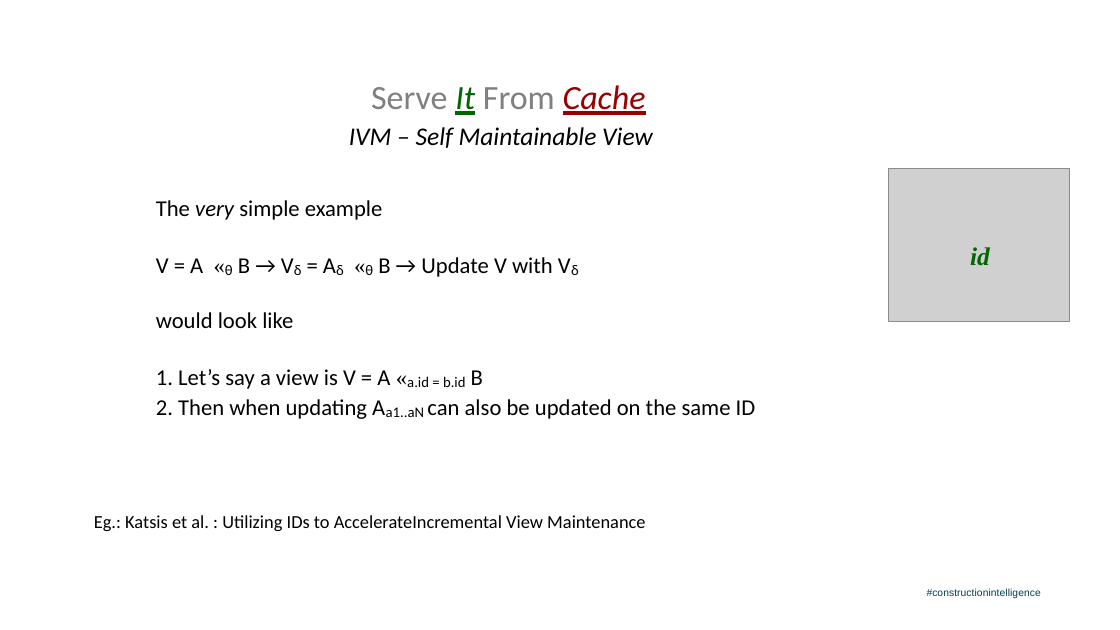
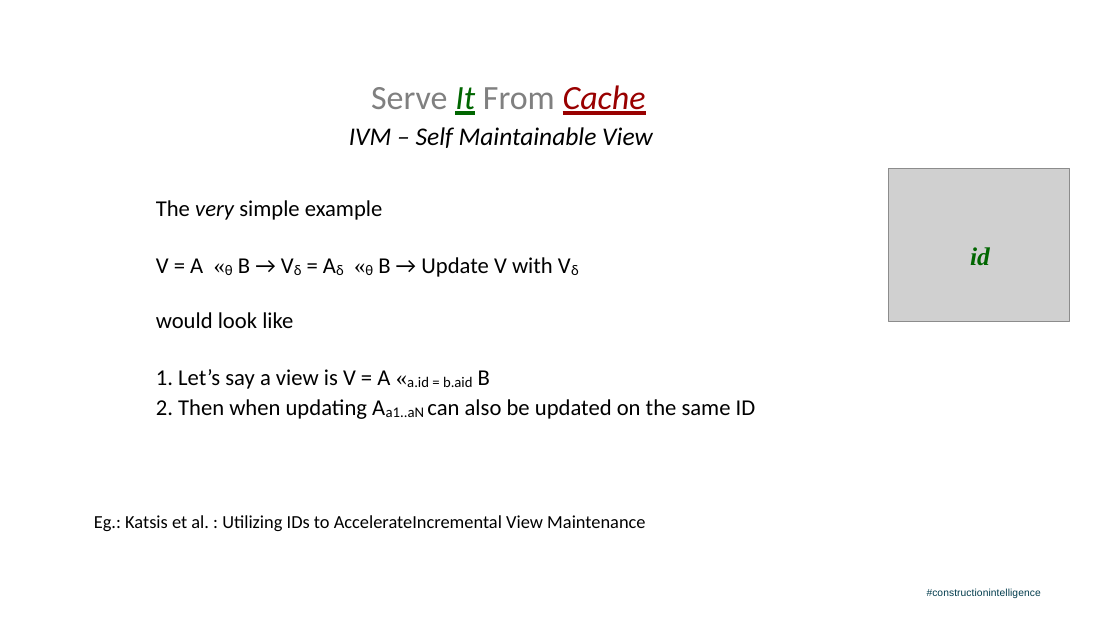
Before and after one commit to salmonix/incremental_query_cache, a slide deck: slide 12 of Milan_PgConf2019_Presentation.odp. Drawn at 1120x630 pixels with LibreOffice and Linux fonts; fonts in the diff are those of the drawing; grey boxes stand for pictures; background and template pictures are left out. Boxes give left, top, right and bottom in pixels: in the first picture for what was removed or moved away, otherwise in the second. Text is boxed around its words. In the diff, an @@ line names an element or a change of style, - is before the commit and + after.

```diff
--- a/Milan_PgConf2019_Presentation.odp
+++ b/Milan_PgConf2019_Presentation.odp
@@ text at [156,312,490,389]: text changed @@
-would look like
-1. Let’s say a view is V = A «a.id = b.id B
+would look like
+1. Let’s say a view is V = A «a.id = b.aid B
```
Also in this commit, not shown: 3 other slides changed, 2 slides added, 1 slide removed.
